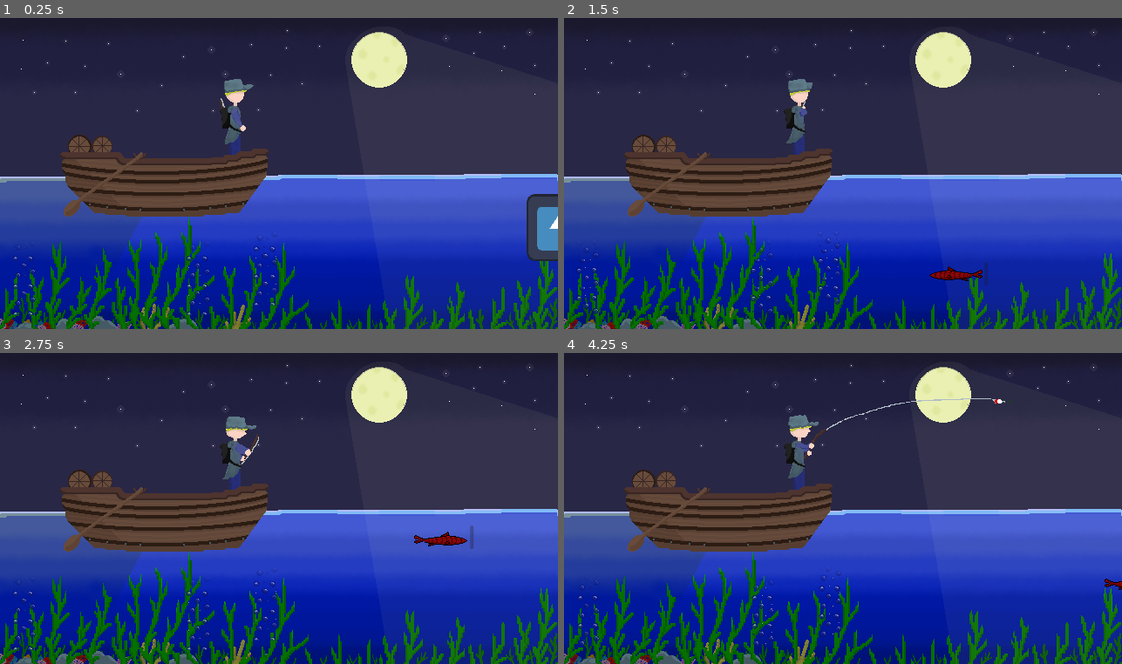
Above: before the commit, frames 1-4 (two rows, left to right).
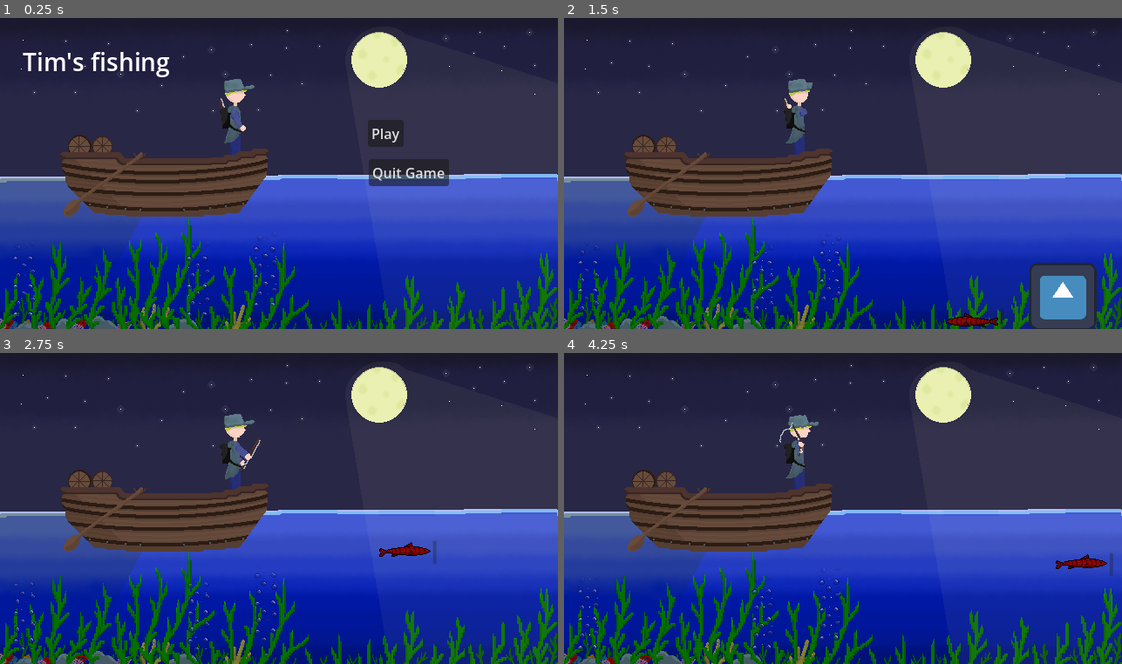
Above: after the commit, the same moments.

Repository: Timeo21/OGJ-8
Game: Godot game, scene res://scenes/title.tscn
Two runs of this game, one before a commit and one after it. Both use one fixed random seed, a clock stepped at 60 frames per second and the inputs below. Before the commit the project starts from res://scenes/main.tscn. The engine's default icon, where the game draws it, is replaced by a stand-in: a white triangle on a blue panel in a dark square. Sound files missing from this copy of the repository are replaced by a short silence.
Inputs (mouse positions are in pixels of both pictures, inside the frame that each line leads up to):
- Up to frame 1 (0.25 s): no input
- Up to frame 2 (1.5 s): click (949, 133) at 0.5 s, where only the run after the commit has a clickable "Play"; hold D (right) from 1.28 s (still down)
- Up to frame 3 (2.75 s): release D (right) at 2.03 s
- Up to frame 4 (4.25 s): hold D (right) 2.78-3.53 s; hold Up (up) from 3.53 s (still down)

The runs differ from the first frame. In frame 1, 3.7% of the frame differs, in the area x 4-100%, y 10-79%; in frame 2, 3.9%, in the area x 2-96%, y 23-100%; in frame 3, 1.7%; in frame 4, 1.5%.

Commit message:
Add title screen visuals, game manager, and assets
Add Absolutepecheur asset (default asset in main title) and importer, extend fisherman spriteframes with atlas regions and a Title_Animation, and update fisherman.gd to play title animation when flagged. Introduce a simple GameManager script (game_manager.gd + uid) to handle Start/Quit button actions and scene switching. Overhaul title.tscn to include background, animated fisherman, line/boat/bubbles/waves, UI buttons, and connections; adjust layout values. Update project.godot to point the run/main_scene to the new title scene and tweak main.tscn ext_resource/script and a UI visibility/layout value.

Diff:
--- a/assets/fisherman_throw_line.tres
+++ b/assets/fisherman_throw_line.tres
@@ -1,6 +1,43 @@
 [gd_resource type="SpriteFrames" format=3 uid="uid://b1c65icbodgvh"]
 
 [ext_resource type="Texture2D" uid="uid://d1f5tdkk8itli" path="res://assets/Fisherman_Throw_Sheet.png" id="1_tkg3p"]
+[ext_resource type="Texture2D" uid="uid://stn1aykomqtn" path="res://assets/Absolutepecheur.png" id="1_wvrk4"]
+
+[sub_resource type="AtlasTexture" id="AtlasTexture_nlnyy"]
+atlas = ExtResource("1_wvrk4")
+region = Rect2(0, 0, 64, 128)
+
+[sub_resource type="AtlasTexture" id="AtlasTexture_7wt75"]
+atlas = ExtResource("1_wvrk4")
+region = Rect2(64, 0, 64, 128)
+
+[sub_resource type="AtlasTexture" id="AtlasTexture_534id"]
+atlas = ExtResource("1_wvrk4")
+region = Rect2(128, 0, 64, 128)
+
+[sub_resource type="AtlasTexture" id="AtlasTexture_4fcvj"]
+atlas = ExtResource("1_wvrk4")
+region = Rect2(192, 0, 64, 128)
+
+[sub_resource type="AtlasTexture" id="AtlasTexture_jpals"]
+atlas = ExtResource("1_wvrk4")
+region = Rect2(256, 0, 64, 128)
+
+[sub_resource type="AtlasTexture" id="AtlasTexture_tsx68"]
+atlas = ExtResource("1_wvrk4")
+region = Rect2(320, 0, 64, 128)
+
+[sub_resource type="AtlasTexture" id="AtlasTexture_an83y"]
+atlas = ExtResource("1_wvrk4")
+region = Rect2(384, 0, 64, 128)
+
+[sub_resource type="AtlasTexture" id="AtlasTexture_mia02"]
+atlas = ExtResource("1_wvrk4")
+region = Rect2(448, 0, 64, 128)
+
+[sub_resource type="AtlasTexture" id="AtlasTexture_h60hg"]
+atlas = ExtResource("1_wvrk4")
+region = Rect2(512, 0, 64, 128)
 
 [sub_resource type="AtlasTexture" id="AtlasTexture_tkg3p"]
 atlas = ExtResource("1_tkg3p")
@@ -100,6 +137,38 @@
 
 [resource]
 animations = [{
+"frames": [{
+"duration": 1.0,
+"texture": SubResource("AtlasTexture_nlnyy")
+}, {
+"duration": 1.0,
+"texture": SubResource("AtlasTexture_7wt75")
+}, {
+"duration": 1.0,
+"texture": SubResource("AtlasTexture_534id")
+}, {
+"duration": 1.0,
+"texture": SubResource("AtlasTexture_4fcvj")
+}, {
+"duration": 1.0,
+"texture": SubResource("AtlasTexture_jpals")
+}, {
+"duration": 1.0,
+"texture": SubResource("AtlasTexture_tsx68")
+}, {
+"duration": 1.0,
+"texture": SubResource("AtlasTexture_an83y")
+}, {
+"duration": 1.0,
+"texture": SubResource("AtlasTexture_mia02")
+}, {
+"duration": 1.0,
+"texture": SubResource("AtlasTexture_h60hg")
+}],
+"loop": true,
+"name": &"Title_Animation",
+"speed": 5.0
+}, {
 "frames": [{
 "duration": 1.0,
 "texture": SubResource("AtlasTexture_tkg3p")
--- a/project.godot
+++ b/project.godot
@@ -11,7 +11,7 @@
 [application]
 
 config/name="OGJ-8"
-run/main_scene="uid://clcywy3bjl68a"
+run/main_scene="uid://byxrepikryhpo"
 config/features=PackedStringArray("4.6", "GL Compatibility")
 config/icon="res://assets/icon.svg"
 
--- a/scenes/main.tscn
+++ b/scenes/main.tscn
@@ -83,7 +83,6 @@
 offset_bottom = 40.0
 
 [node name="Game UI" type="Control" parent="UI" unique_id=57630753]
-visible = false
 layout_mode = 3
 anchors_preset = 0
 offset_right = 40.0
--- a/scenes/title.tscn
+++ b/scenes/title.tscn
@@ -1,10 +1,74 @@
 [gd_scene format=3 uid="uid://byxrepikryhpo"]
 
-[ext_resource type="Script" uid="uid://cnt8r255emko8" path="res://scripts/title.gd" id="1_4ignj"]
+[ext_resource type="Script" uid="uid://u70k7uusqtsc" path="res://scripts/game_manager.gd" id="1_4ignj"]
+[ext_resource type="Texture2D" uid="uid://vvxuluj886re" path="res://assets/decorations/big_background.png" id="2_ia1n6"]
+[ext_resource type="SpriteFrames" uid="uid://b1c65icbodgvh" path="res://assets/fisherman_throw_line.tres" id="3_hiwto"]
+[ext_resource type="Script" uid="uid://dobt22ok04tf3" path="res://scripts/fisherman.gd" id="4_w65of"]
+[ext_resource type="Texture2D" uid="uid://bi6vll0nu8e8c" path="res://assets/Line_Throw_Sheet.png" id="5_ygloa"]
+[ext_resource type="Texture2D" uid="uid://c0u40vkadh478" path="res://assets/decorations/boat.png" id="6_6civk"]
+[ext_resource type="PackedScene" uid="uid://d2eeqwjb4iiqv" path="res://scenes/bubbles.tscn" id="7_7af2g"]
+[ext_resource type="PackedScene" uid="uid://jxmvxldnlq18" path="res://scenes/wave.tscn" id="8_81wt4"]
 
 [sub_resource type="LabelSettings" id="LabelSettings_pvspv"]
 line_spacing = 4.57
 font_size = 28
+
+[sub_resource type="AtlasTexture" id="AtlasTexture_m6jnb"]
+atlas = ExtResource("5_ygloa")
+region = Rect2(0, 0, 480, 120)
+
+[sub_resource type="AtlasTexture" id="AtlasTexture_0hq0q"]
+atlas = ExtResource("5_ygloa")
+region = Rect2(480, 0, 480, 120)
+
+[sub_resource type="AtlasTexture" id="AtlasTexture_yyub0"]
+atlas = ExtResource("5_ygloa")
+region = Rect2(960, 0, 480, 120)
+
+[sub_resource type="AtlasTexture" id="AtlasTexture_ag3va"]
+atlas = ExtResource("5_ygloa")
+region = Rect2(1440, 0, 480, 120)
+
+[sub_resource type="AtlasTexture" id="AtlasTexture_0eea3"]
+atlas = ExtResource("5_ygloa")
+region = Rect2(1920, 0, 480, 120)
+
+[sub_resource type="AtlasTexture" id="AtlasTexture_85ep3"]
+atlas = ExtResource("5_ygloa")
+region = Rect2(2400, 0, 480, 120)
+
+[sub_resource type="AtlasTexture" id="AtlasTexture_ayr21"]
+atlas = ExtResource("5_ygloa")
+region = Rect2(2880, 0, 480, 120)
+
+[sub_resource type="SpriteFrames" id="SpriteFrames_kcc3o"]
+animations = [{
+"frames": [{
+"duration": 1.0,
+"texture": SubResource("AtlasTexture_m6jnb")
+}, {
+"duration": 1.0,
+"texture": SubResource("AtlasTexture_0hq0q")
+}, {
+"duration": 1.0,
+"texture": SubResource("AtlasTexture_yyub0")
+}, {
+"duration": 1.0,
+"texture": SubResource("AtlasTexture_ag3va")
+}, {
+"duration": 1.0,
+"texture": SubResource("AtlasTexture_0eea3")
+}, {
+"duration": 1.0,
+"texture": SubResource("AtlasTexture_85ep3")
+}, {
+"duration": 1.0,
+"texture": SubResource("AtlasTexture_ayr21")
+}],
+"loop": false,
+"name": &"default",
+"speed": 5.0
+}]
 
 [node name="Title" type="Control" unique_id=1765425426]
 layout_mode = 3
@@ -16,25 +80,28 @@
 script = ExtResource("1_4ignj")
 
 [node name="VBoxContainer" type="VBoxContainer" parent="." unique_id=1226387094]
+z_index = 1
 layout_mode = 1
-anchors_preset = 8
+anchors_preset = -1
 anchor_left = 0.5
 anchor_top = 0.5
 anchor_right = 0.5
 anchor_bottom = 0.5
-offset_left = -20.5
-offset_top = -20.0
-offset_right = 20.5
-offset_bottom = 20.0
+offset_left = -294.0
+offset_top = -146.0
+offset_right = 540.0
+offset_bottom = 29.0
 grow_horizontal = 2
 grow_vertical = 2
 
 [node name="Label" type="Label" parent="VBoxContainer" unique_id=147481298]
 layout_mode = 2
-text = "Game Fishing Game Simulator Game"
+text = "Tim's fishing
+"
 label_settings = SubResource("LabelSettings_pvspv")
 
 [node name="HSeparator" type="HSeparator" parent="VBoxContainer" unique_id=2018099680]
+visible = false
 custom_minimum_size = Vector2(0, 54.145)
 layout_mode = 2
 
@@ -42,3 +109,62 @@
 layout_mode = 2
 size_flags_horizontal = 4
 text = "Play"
+
+[node name="Visuals" type="Node" parent="." unique_id=514855908]
+
+[node name="BigBackground" type="Sprite2D" parent="Visuals" unique_id=1044896721]
+position = Vector2(640, 360)
+texture = ExtResource("2_ia1n6")
+
+[node name="Fisherman" type="AnimatedSprite2D" parent="Visuals" unique_id=1368681817]
+position = Vector2(270, 100)
+sprite_frames = ExtResource("3_hiwto")
+animation = &"Title_Animation"
+script = ExtResource("4_w65of")
+title = true
+
+[node name="Line" type="AnimatedSprite2D" parent="Visuals/Fisherman" unique_id=2142911207]
+visible = false
+position = Vector2(271, -18)
+sprite_frames = SubResource("SpriteFrames_kcc3o")
+
+[node name="Boat" type="Sprite2D" parent="Visuals" unique_id=1691075105]
+position = Vector2(188, 169)
+texture = ExtResource("6_6civk")
+
+[node name="Bubbles" type="Node" parent="Visuals" unique_id=1582307155]
+
+[node name="bubbles" parent="Visuals/Bubbles" unique_id=861841015 instance=ExtResource("7_7af2g")]
+position = Vector2(28, 264)
+scale = Vector2(0.5, 0.5)
+
+[node name="bubbles2" parent="Visuals/Bubbles" unique_id=1503737374 instance=ExtResource("7_7af2g")]
+position = Vector2(228, 264)
+scale = Vector2(0.5, 0.5)
+
+[node name="bubbles3" parent="Visuals/Bubbles" unique_id=425044256 instance=ExtResource("7_7af2g")]
+position = Vector2(305, 253)
+scale = Vector2(0.5, 0.5)
+
+[node name="Waves" type="Node" parent="Visuals" unique_id=787428709]
+
+[node name="Wave" parent="Visuals/Waves" unique_id=1212107676 instance=ExtResource("8_81wt4")]
+position = Vector2(355, 157)
+
+[node name="Wave2" parent="Visuals/Waves" unique_id=1834746848 instance=ExtResource("8_81wt4")]
+position = Vector2(467, 158)
+
+[node name="Wave3" parent="Visuals/Waves" unique_id=223024151 instance=ExtResource("8_81wt4")]
+position = Vector2(607, 156)
+
+[node name="Quit Game" type="Button" parent="." unique_id=1691939761]
+z_index = 1
+layout_mode = 0
+offset_left = 423.0
+offset_top = 165.0
+offset_right = 515.0
+offset_bottom = 196.0
+text = "Quit Game"
+
+[connection signal="pressed" from="VBoxContainer/Button" to="." method="_on_button_pressed"]
+[connection signal="pressed" from="Quit Game" to="." method="_on_quit_game_pressed"]
--- a/scripts/fisherman.gd
+++ b/scripts/fisherman.gd
@@ -2,10 +2,14 @@
 
 @onready var line: AnimatedSprite2D = $Line
 
+@export var title: bool = false
+
 func _ready() -> void:
 	line.visible = false
-	play("default")
-	pass # Replace with function body.
+	if title:
+		play("Title_Animation")
+	else:
+		play("default")
 
 
 func _process(delta: float) -> void:
--- /dev/null
+++ b/scripts/game_manager.gd
@@ -0,0 +1,18 @@
+class_name GameManager
+extends Node
+
+var main_scene: Resource = load("res://scenes/main.tscn")
+@onready var button: Button = $VBoxContainer/Button
+
+func _ready() -> void:
+	pass
+
+func _process(delta: float) -> void:
+	pass
+
+func _on_quit_game_pressed():
+	get_tree().quit()
+
+
+func _on_button_pressed() -> void:
+	get_tree().change_scene_to_file("res://scenes/main.tscn")
Binary file added: assets/Absolutepecheur.png
Not shown, added: assets/Absolutepecheur.png.import
Not shown: 1 places in scenes/main.tscn that only renumber resources
Not shown, added: scripts/game_manager.gd.uid
